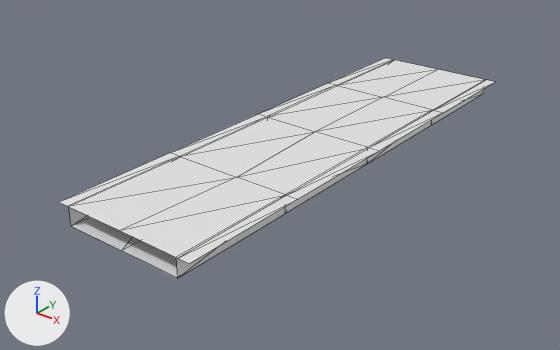
An edit to the OBJ model Resources/Meshes/31m/Elevated_Station_Pavement_Steel_LOD.obj, drawn before and after from the same camera.
Both versions are drawn from a 50 mm lens placed at (53.1, -73.6, 37.7), pointed at (-2.2, -4.4, -5.2). The lights are fixed; the arrows at lower left show +X, +Y and +Z. Mesh edges are drawn as thin lines. Where no turn or scale is listed for an object, it has been applied to the vertices.

Objects in the first picture: 'Elevated_Station_Pavement_Steel_LOD'.
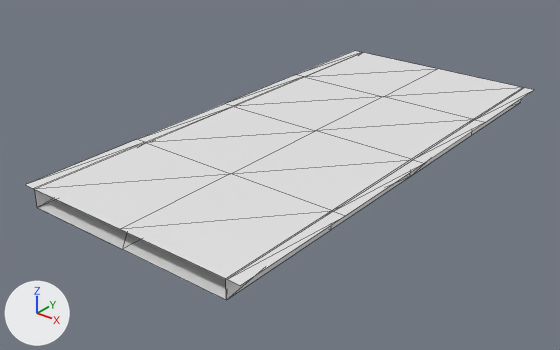
What differs and where, as boxes (x1, y1, x2, y2) in the pictures (560 x 350 px; the box of a moved part takes in the faces that stretch with it):
'Elevated_Station_Pavement_Steel_LOD', reshaped (17% wider, 13% taller)
    before: (60, 58, 495, 278)
    after: (26, 51, 534, 300)
part 1 of me_elevated_station_pavement_steel_lod, moved or reshaped
    before: (69, 89, 484, 278)
    after: (35, 99, 521, 300)
part 2 of me_elevated_station_pavement_steel_lod, moved or reshaped
    before: (60, 58, 393, 206)
    after: (26, 51, 361, 189)
part 3 of me_elevated_station_pavement_steel_lod, moved or reshaped
    before: (68, 132, 368, 231)
    after: (34, 131, 412, 229)
part 4 of me_elevated_station_pavement_steel_lod, moved or reshaped
    before: (179, 80, 495, 264)
    after: (228, 88, 534, 285)

Patch to the scene script:
```diff
--- a/Resources/Meshes/31m/Elevated_Station_Pavement_Steel_LOD.obj.py
+++ b/Resources/Meshes/31m/Elevated_Station_Pavement_Steel_LOD.obj.py
@@ me_elevated_station_pavement_steel_lod @@
 me_elevated_station_pavement_steel_lod.from_pydata(...)  # 50 vertices, 64 faces; spans x -9.4..9.6, y -32.2..31.8, z -2.3..0.1
 # used by ob_elevated_station_pavement_steel_lod; location = (0.0, 0.0, 0.0)
+# me_elevated_station_pavement_steel_lod part 1: the loose piece of 25 vertices spanning x -7.7..7.9, y -32.2..31.8, z -2.3..0.1 is scaled about its middle by (1.77, 1, 1), then moved by (-0.1, 0.2, 0.0)
+# me_elevated_station_pavement_steel_lod part 2: all 10 vertices in x -9.4..-7.9, y -32.2..31.8, z 0.0..0.1 are moved by (-6.1, 0.2, 0.0)
+# me_elevated_station_pavement_steel_lod part 3: the 1 vertex in x 1.1, y -16.2, z 0.0 is moved by (-1.1, 0.2, 0.0)
+# me_elevated_station_pavement_steel_lod part 4: all 10 vertices in x 8.1..9.6, y -32.2..31.8, z 0.0..0.1 are moved by (5.9, 0.2, 0.0)
```
